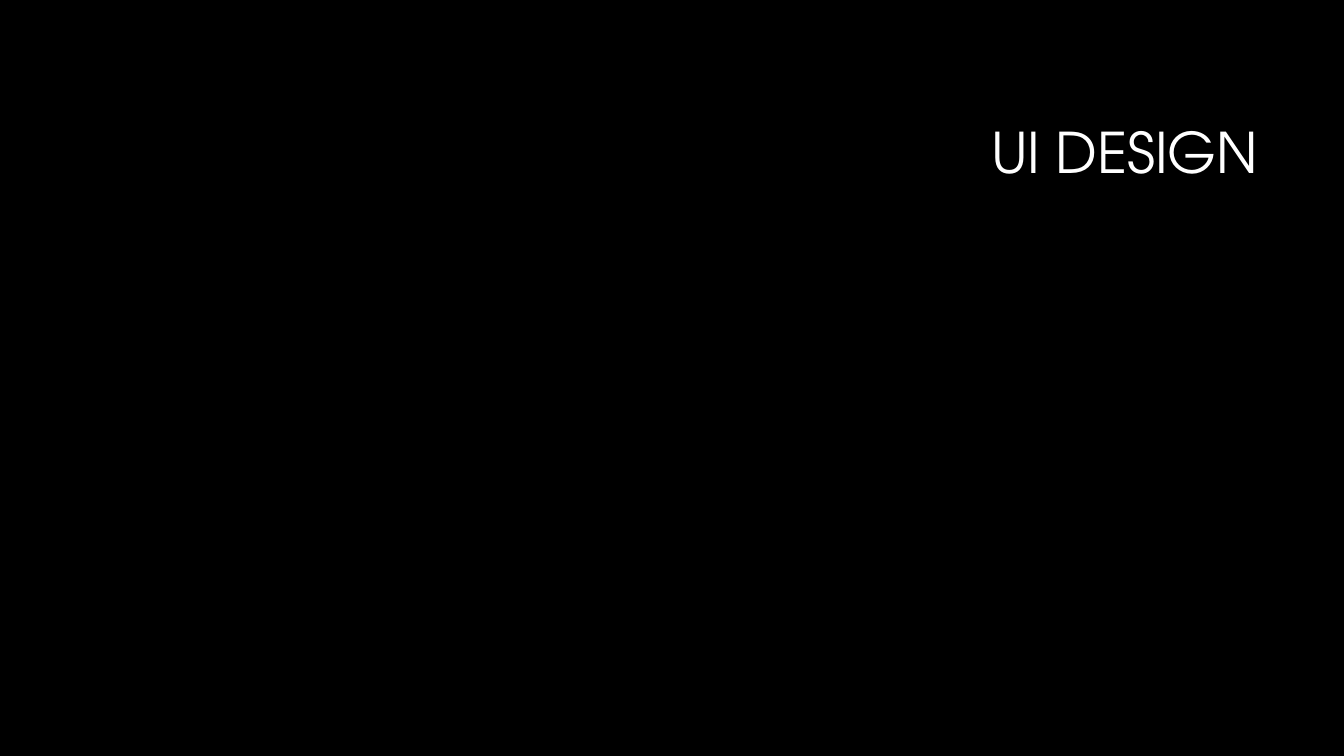
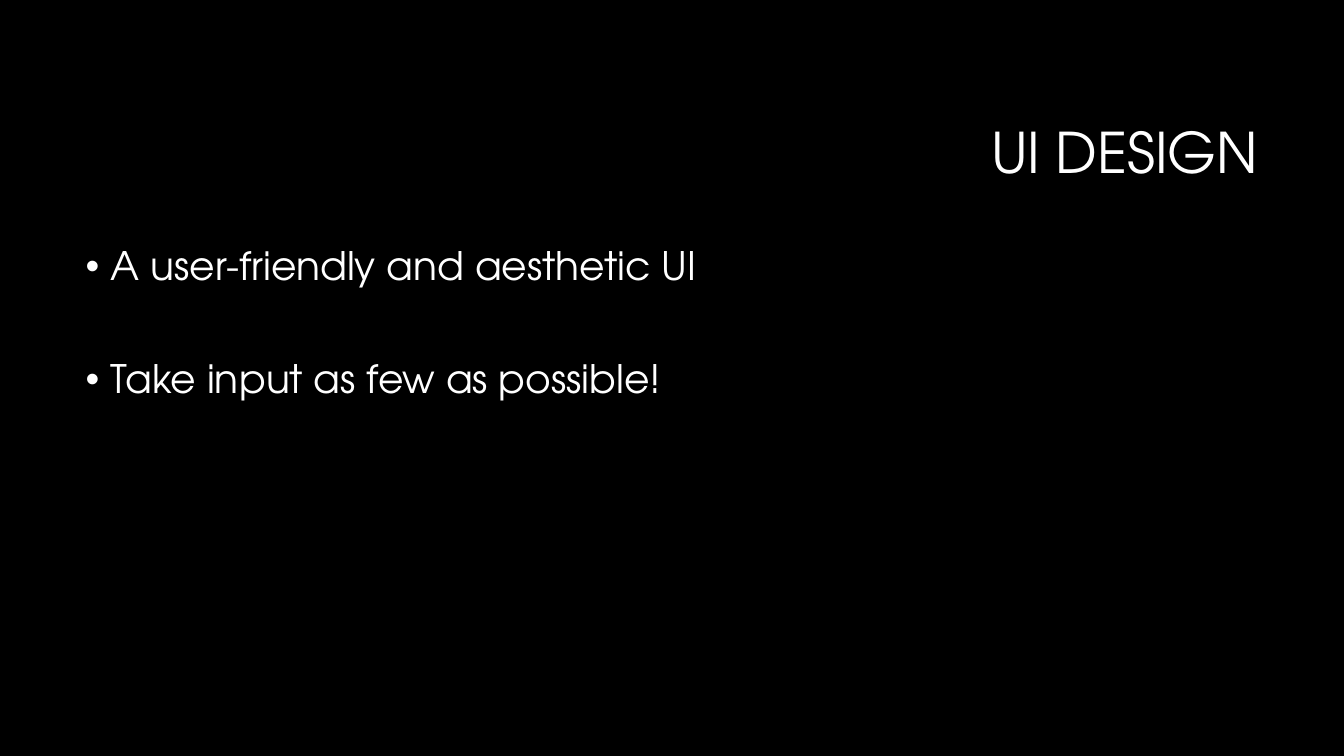
Before and after one commit to AlexisChen/CalHack, a slide deck: slide 4 of Hamiltonia_Presentation.pptx. Drawn at 1344x756 pixels with LibreOffice and Linux fonts; fonts in the diff are those of the drawing; background and template pictures are left out. Boxes give left, top, right and bottom in pixels: in the first picture for what was removed or moved away, otherwise in the second. Text is boxed around its words. In the diff, an @@ line names an element or a change of style, - is before the commit and + after.

```diff
--- a/Hamiltonia_Presentation.pptx
+++ b/Hamiltonia_Presentation.pptx
@@ text added at bbox=[111, 251, 697, 401], 28 pt, text #FFFFFF @@
+• A user-friendly and aesthetic UI
+• Take input as few as possible!
```
Also in this commit, not shown: 4 other slides changed, 3 slides added, 1 other file.
